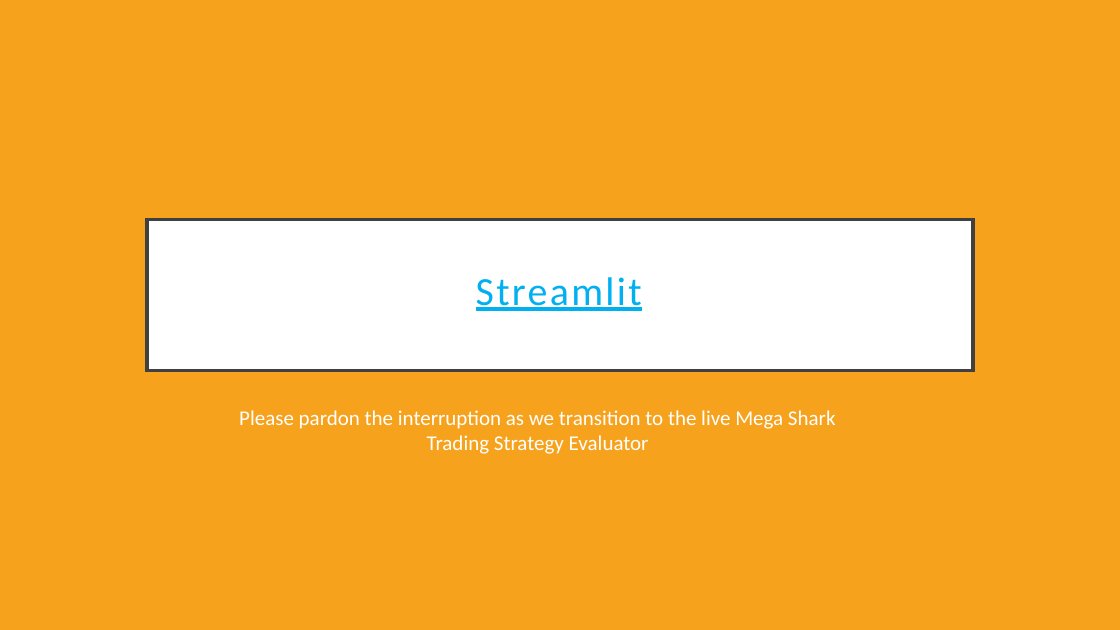
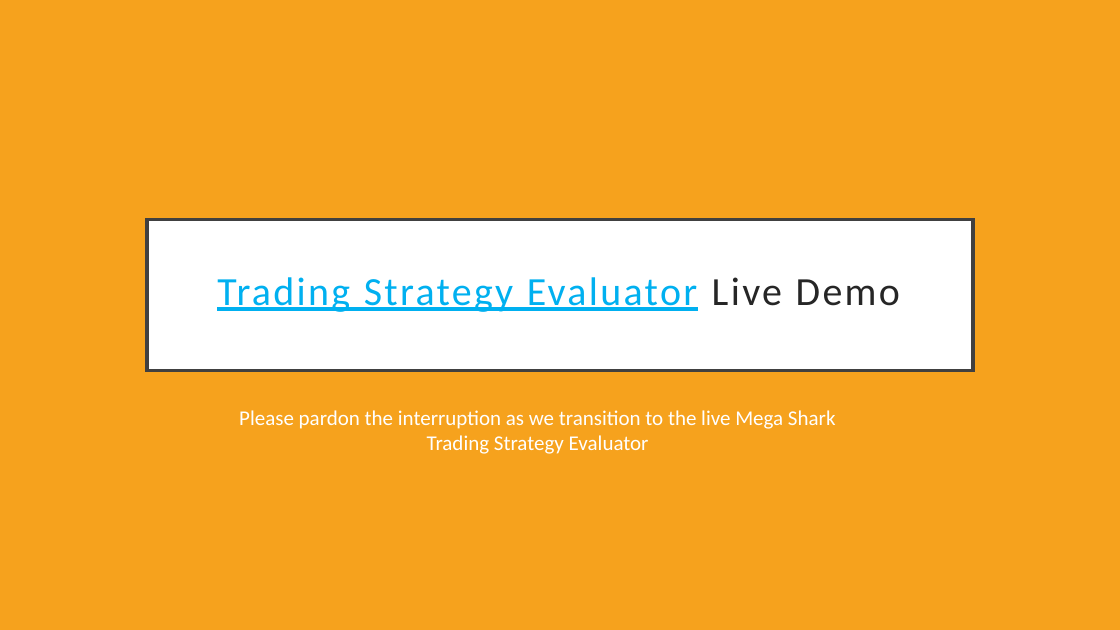
Before and after one commit to SpeedsMach5/Mega-Sharks_Q_Branch, a slide deck: slide 8 of presentation/mega_sharks_trading_evaluator.pptx. Drawn at 1120x630 pixels with LibreOffice and Linux fonts; fonts in the diff are those of the drawing. Boxes give left, top, right and bottom in pixels: in the first picture for what was removed or moved away, otherwise in the second. Text is boxed around its words. In the diff, an @@ line names an element or a change of style, - is before the commit and + after.

```diff
--- a/presentation/mega_sharks_trading_evaluator.pptx
+++ b/presentation/mega_sharks_trading_evaluator.pptx
@@ title at (217,277,900,312): text changed @@
-Streamlit
+Trading Strategy Evaluator Live Demo
```
Also in this commit, not shown: 1 slide added.
